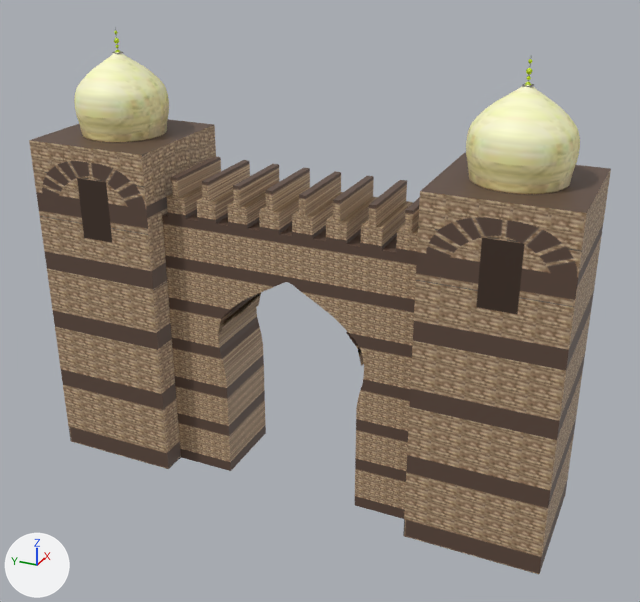
One commit to the FBX model Map/Assets/Models/Persians/Persian_wall_entrance/Persian_wall_entrance.fbx: the scene before it, then after it.
Rendered twice from a 50 mm camera at (-0.1462, -0.0754, 0.1161) aimed at (0.0005, -0.0093, 0.0428). The lights are fixed; the arrows at lower left show +X, +Y and +Z. Where no turn or scale is listed for an object, it has been applied to the vertices.

Objects in the first picture: 'Cube_000', 'Cube_001', 'cupula2_000', 'cupula2_001', 'porta'.
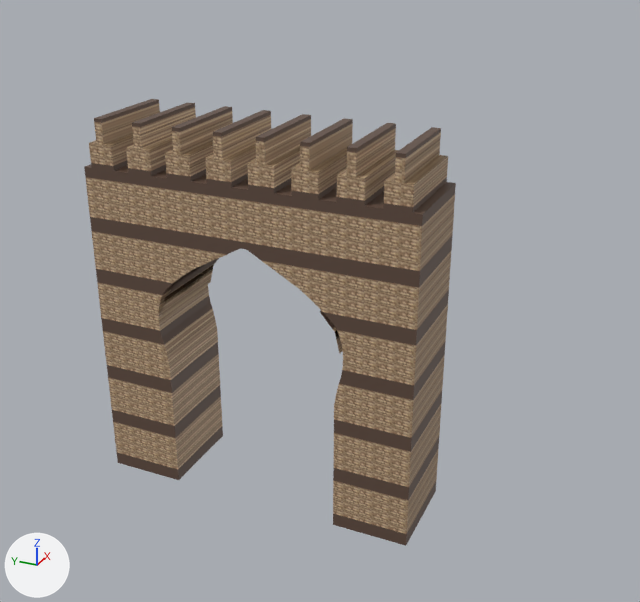
What differs and where, as boxes [x1, y1, x2, y2] in the pictures (640 x 602 px):
'porta', moved, rescaled
    before: [162, 156, 420, 519]
    after: [84, 99, 456, 546]
'Cube_001', deleted (brown)
    before: [403, 152, 611, 575]
'Cube_000', deleted (brown)
    before: [29, 119, 216, 469]
'cupula2_001', deleted (beige)
    before: [466, 55, 580, 194]
    faces in mat_cupula__persatowncentercupula_png (picture img_persatowncentercupula_png): [466, 86, 580, 194]
    faces in mat_punxa__persatowncenterpunxa_png (picture img_persatowncenterpunxa_png): [522, 55, 534, 87]
'cupula2_000', deleted (beige)
    before: [74, 27, 169, 142]
    faces in mat_cupula__persatowncentercupula_png (picture img_persatowncentercupula_png): [74, 52, 169, 142]

The change, as a list of edits to the scene's bpy script:
```text
Remove ob_cube_000:
    ob_cube_000 = bpy.data.objects.new('Cube_000', me_cube_000)
    ob_cube_000.location = (0.0003, 0.0519, 0.0324)
Change ob_porta:
    ob_porta.location: (-0.008, 0.0208, 0.0024) -> (-0.0096, 0.0372, -0.0027)
    ob_porta.scale: (0.00822, 0.027, 0.0263) -> (0.00983, 0.035, 0.0325)
Remove ob_cupula2_001:
    ob_cupula2_001 = bpy.data.objects.new('cupula2_001', me_cupula2_001)
    ob_cupula2_001.location = (0.0005, -0.0463, 0.0847)
Remove ob_cube_001:
    ob_cube_001 = bpy.data.objects.new('Cube_001', me_cube_001)
    ob_cube_001.location = (0.0002, -0.0286, 0.0324)
Remove ob_cupula2_000:
    ob_cupula2_000 = bpy.data.objects.new('cupula2_000', me_cupula2_000)
    ob_cupula2_000.location = (0.0005, 0.0341, 0.0847)
```
